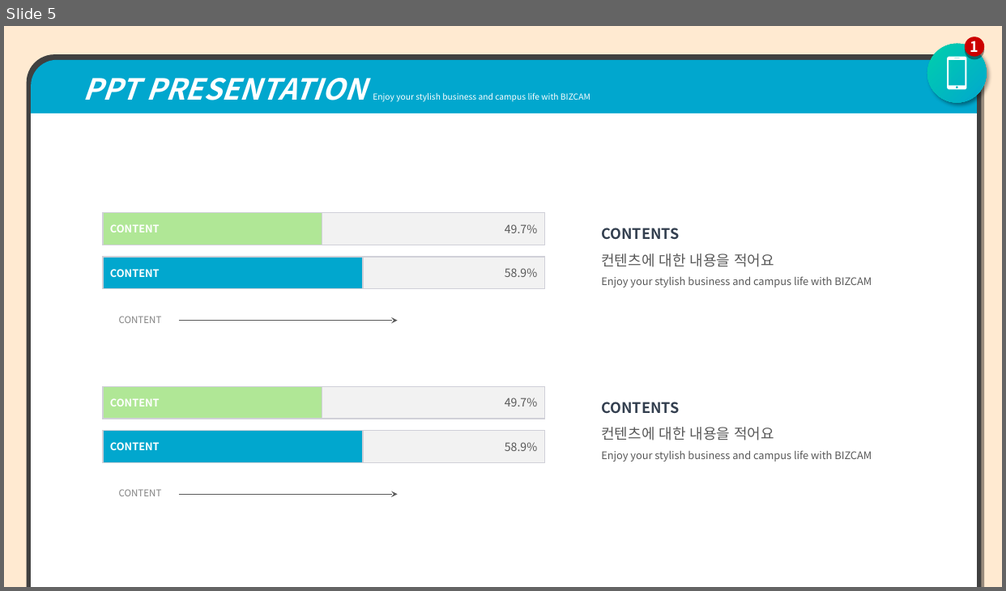
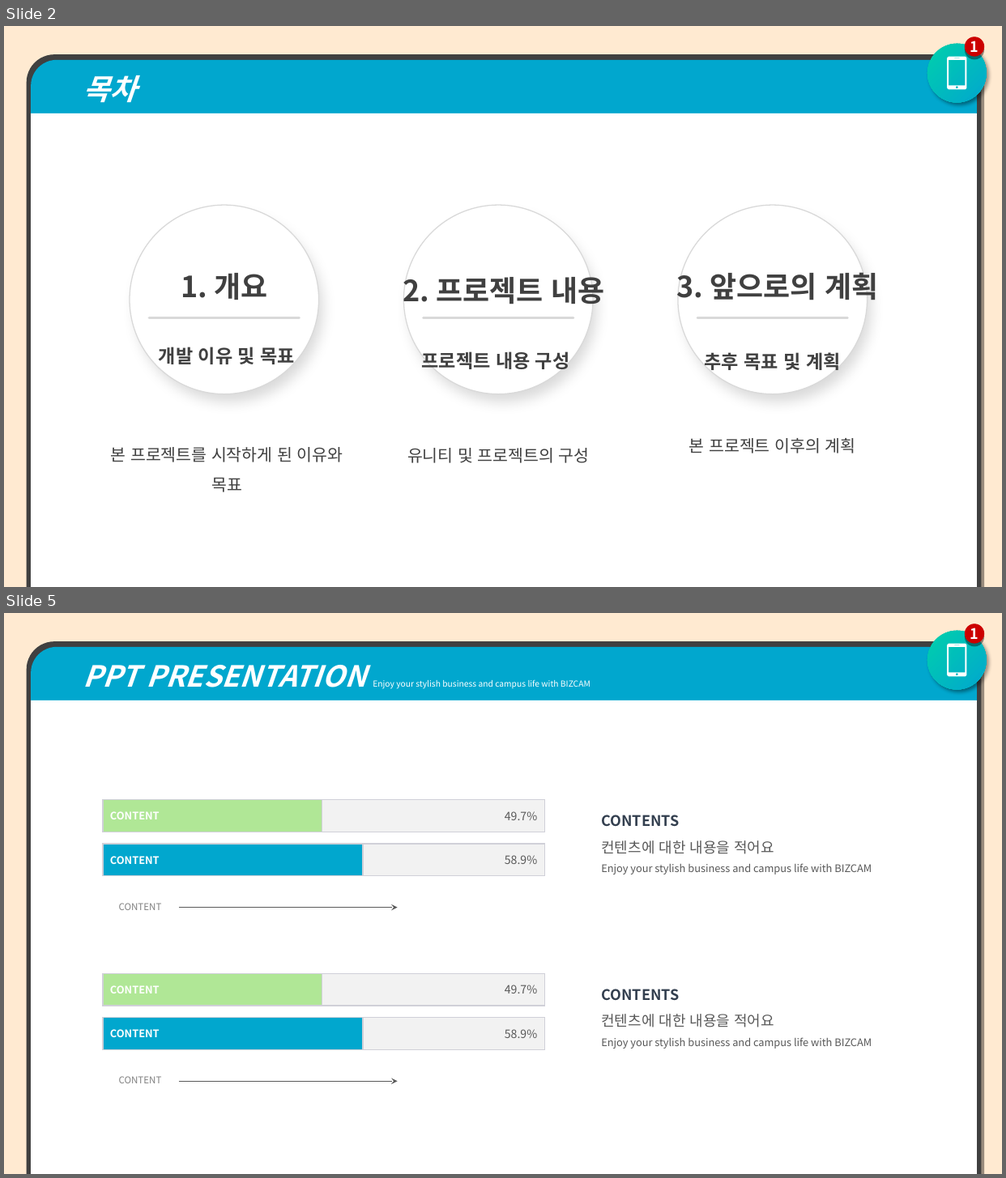
Before and after one commit to jangho1016/2022_1_CapstoneDesign, a slide deck: Final Assignments/파라노이드 팀 발표용 PPT.pptx. Shown one above the other, each under a label of ours: slide 5 before the commit, slides 2 and 5 after it; the slides between them are not shown. The pictures are 1006x591 and 1006x1178 pixels, drawn with LibreOffice and Linux fonts; fonts in the diff are those of the drawing. Boxes give left, top, right and bottom in pixels: in the first picture for what was removed or moved away, otherwise in the second. Text is boxed around its words. In the diff, an @@ line names an element or a change of style, - is before the commit and + after.

```diff
--- a/Final Assignments/파라노이드 팀 발표용 PPT.pptx
+++ b/Final Assignments/파라노이드 팀 발표용 PPT.pptx
@@ slide 2 added at bbox=[4, 26, 1002, 587], background #FFEAD1 @@
@@ ellipse added at bbox=[928, 44, 987, 103], fill gradient #01A7CE to #00D0AC @@
@@ ellipse added at bbox=[965, 37, 984, 56], fill #CC0000, 14 pt, text #FFFFFF, bold @@
+1
@@ round same rect added at bbox=[27, 54, 982, 587], fill #404040 @@
@@ round same rect added at bbox=[31, 60, 978, 587], fill #01A7CE, 28 pt, text #FFFFFF, bold, italic @@
+  목차
@@ freeform shape added at bbox=[948, 57, 967, 90], fill #FFFFFF @@
@@ rectangle added at bbox=[31, 113, 978, 587], fill #FFFFFF @@
@@ ellipse added at bbox=[130, 205, 319, 395], fill #FFFFFF, outline #D9D9D9 1 pt @@
@@ ellipse added at bbox=[404, 205, 593, 395], fill #FFFFFF, outline #D9D9D9 1 pt @@
@@ ellipse added at bbox=[678, 205, 867, 395], fill #FFFFFF, outline #D9D9D9 1 pt @@
@@ text added at bbox=[181, 273, 267, 300], 28 pt, text #404040, bold @@
+1. 개요
@@ text added at bbox=[403, 277, 605, 305], 28 pt, text #404040, bold @@
+2. 프로젝트 내용
@@ text added at bbox=[676, 272, 878, 301], 28 pt, text #404040, bold @@
+3. 앞으로의 계획
@@ line added from (149, 318) to (300, 318), #D9D9D9 2 pt @@
@@ line added from (424, 318) to (573, 318), #D9D9D9 2 pt @@
@@ line added from (697, 318) to (848, 318), #D9D9D9 2 pt @@
@@ text added at bbox=[111, 347, 343, 493], 16 pt, text #404040 @@
+개발 이유 및 목표
+본 프로젝트를 시작하게 된 이유와 목표
@@ text added at bbox=[407, 352, 590, 463], 16 pt, text #404040 @@
+프로젝트 내용 구성
+유니티 및 프로젝트의 구성
@@ text added at bbox=[689, 352, 856, 454], 16 pt, text #404040 @@
+추후 목표 및 계획
+본 프로젝트 이후의 계획
```
Also in this commit, not shown: 2 slides changed, 1 other slide added, 2 slides removed, 2 other files.
